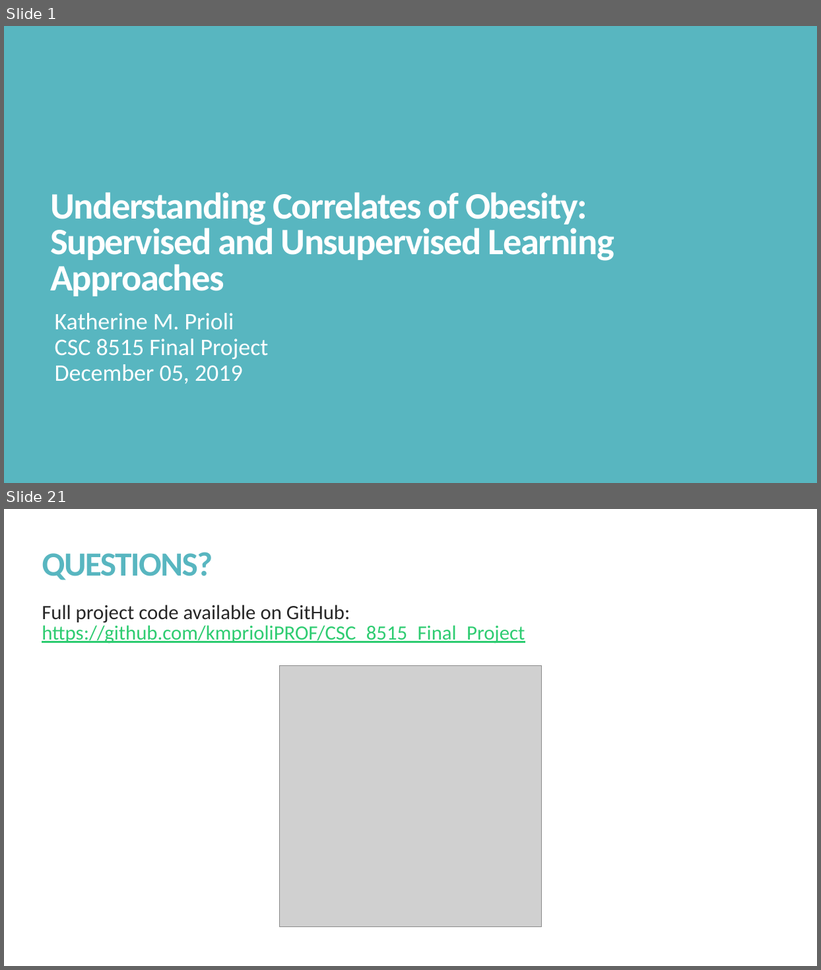
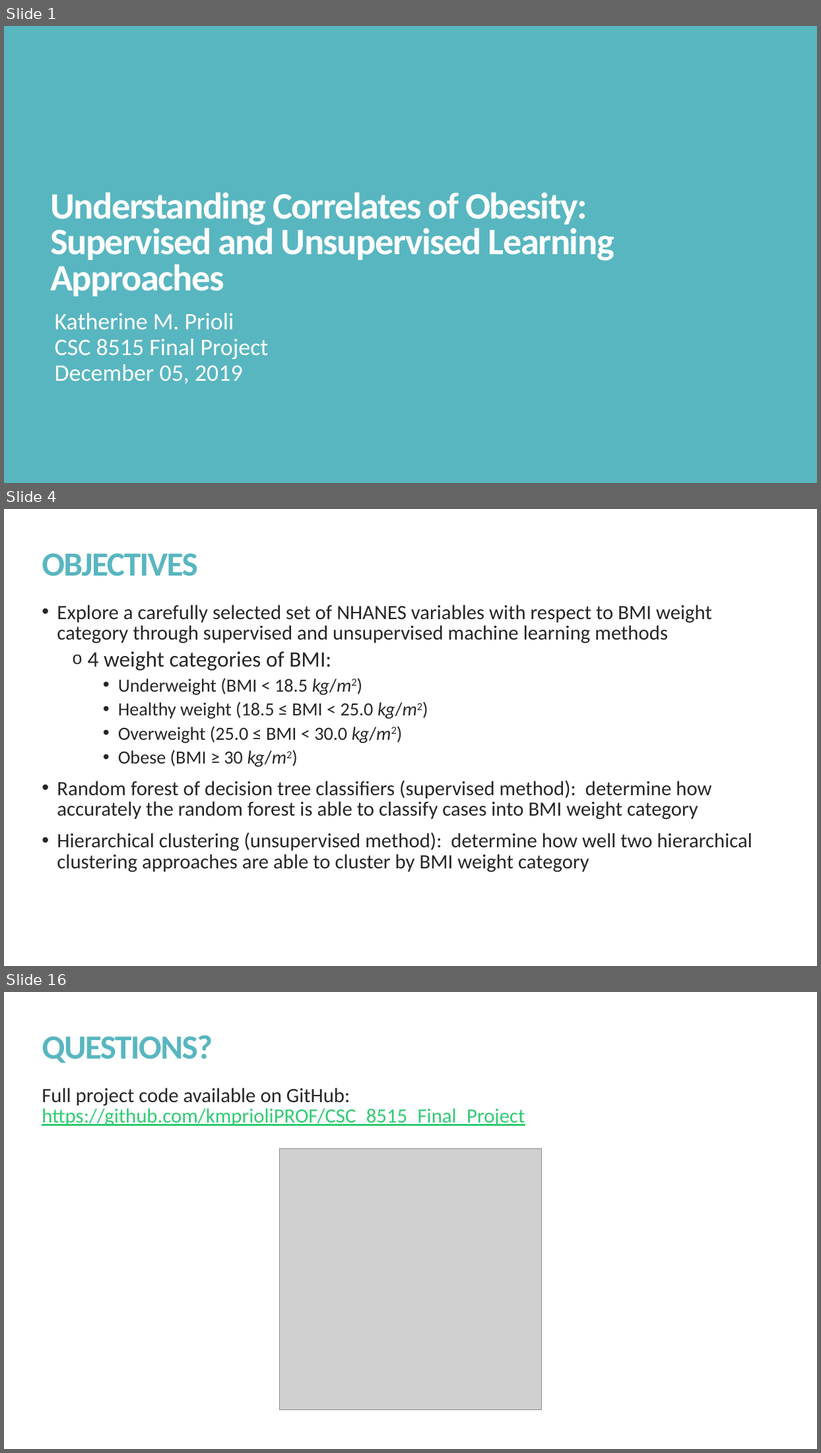
Before and after one commit to kmprioliPROF/CSC_8515_Final_Project, a slide deck: presentation/Prioli_presentation.pptx. Shown one above the other, each under a label of ours: slides 1 and 21 before the commit, slides 1, 4 and 16 after it; the slides between them are not shown. The pictures are 821x970 and 821x1453 pixels, drawn with LibreOffice and Linux fonts; fonts in the diff are those of the drawing; grey boxes stand for pictures. Boxes give left, top, right and bottom in pixels: in the first picture for what was removed or moved away, otherwise in the second. Text is boxed around its words. In the diff, an @@ line names an element or a change of style, - is before the commit and + after.

```diff
--- a/presentation/Prioli_presentation.pptx
+++ b/presentation/Prioli_presentation.pptx
@@ slide 4 added at [4, 509, 817, 966], background #FFFFFF @@
@@ title added at [42, 553, 197, 576], 40 pt, text #58B6C0, bold @@
+OBJECTIVES
@@ text added at [57, 605, 752, 873], 24 pt, text #262626 @@
+• Explore a carefully selected set of NHANES variables with respect to BMI weight category through supervised and unsupervised machine learning methods
+  o 4 weight categories of BMI:
+    • Underweight (BMI < 18.5 kg/m2)
+    • Healthy weight (18.5 ≤ BMI < 25.0 kg/m2)
+    • Overweight (25.0 ≤ BMI < 30.0 kg/m2)
+    • Obese (BMI ≥ 30 kg/m2)
+• Random forest of decision tree classifiers (supervised method): determine how accurately the random forest is able to classify cases into BMI weight category
+• Hierarchical clustering (unsupervised method): determine how well two hierarchical clustering approaches are able to cluster by BMI weight category
@@ what was slide 21 is now slide 16 @@
```
Also in this commit, not shown: 3 slides changed, 10 other slides added, 16 slides removed.
